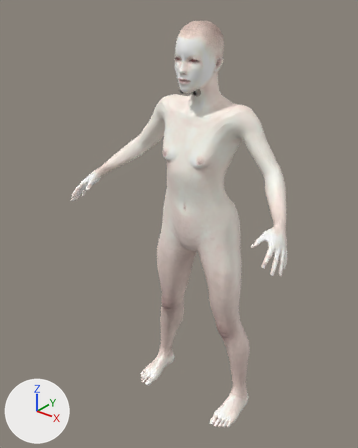
The glTF model 3d/models/av/f/body.glb, before and after one commit.
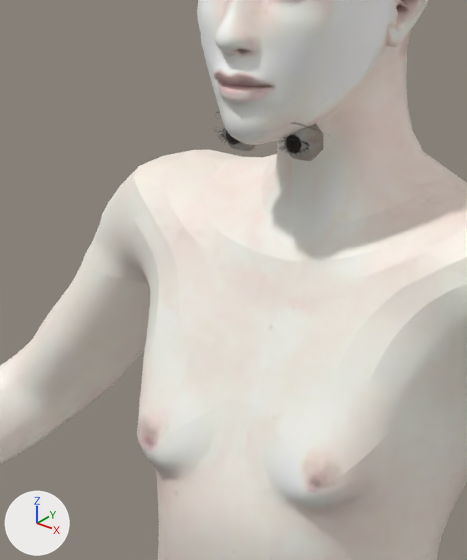
Old and new are each drawn whole from a 50 mm camera at (1.087, -1.531, 1.782) aimed at (-0.05, -0.109, 0.901) and again close up on the part from 37% to 64% of the width and 14% to 40% of the height. Lighting does not change. The marker at lower left points along +X, +Y and +Z. The older version's two pictures come first. Where no turn or scale is listed for an object, it has been applied to the vertices. Vertices at exactly the same position are counted once.

Names of what the first close-up shows: 'body-0', 'body-15', 'body-16', 'body-18', 'body-19', 'body-2', 'body-20', 'body-21', 'body-22', 'body-4', 'body-5', 'body-8', 'face-eyelashes01', 'face-low-poly' and 4 more.
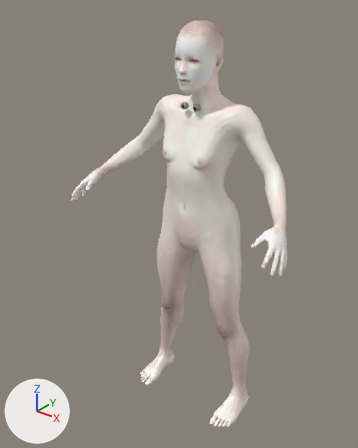
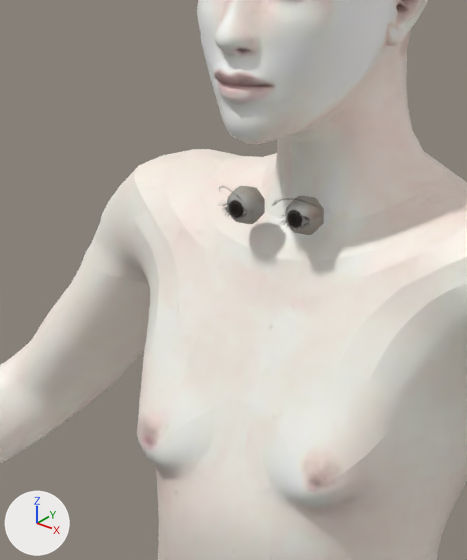
What the commit changed:
me_eyelashes01_001 is used by ob_face_eyelashes01; location (0.0, 0.0, 0.0).
me_eyelashes01_001 had 250 vertices, 368 faces and spanned x -0.0459..0.0459, y -0.1261..-0.1146, z 1.4286..1.4435.
me_eyelashes01_001 now has 250 vertices, 368 faces and spans x -0.0451..0.0451, y -0.1229..-0.1115, z 1.3741..1.3888.
me_eyelashes01_001 part 1: the whole mesh is scaled about its middle by (0.984, 0.991, 0.994), then moved by (0.0, 0.0032, -0.0546).
me_low_poly_001 is used by ob_face_low_poly; location (0.0, 0.0, 0.0).
me_low_poly_001 had 96 vertices, 172 faces and spanned x -0.0422..0.0422, y -0.1211..-0.1004, z 1.4231..1.4507.
me_low_poly_001 now has 96 vertices, 172 faces and spans x -0.0415..0.0415, y -0.1178..-0.0974, z 1.3686..1.3959.
me_low_poly_001 part 2: the loose piece of 48 vertices spanning x 0.0138..0.0422, y -0.1211..-0.1004, z 1.4231..1.4507 is scaled about its middle by 0.988, then moved by (-0.0005, 0.0031, -0.0546).
me_low_poly_001 part 3: the loose piece of 48 vertices spanning x -0.0422..-0.0138, y -0.1211..-0.1004, z 1.4231..1.4507 is scaled about its middle by 0.988, then moved by (0.0005, 0.0031, -0.0546).

Where the change shows, as pixel boxes (x1, y1, x2, y2) in the close-ups (467 x 560 px; the box of a moved part takes in the faces that stretch with it):
'face-low-poly', reshaped
    before: (224, 124, 324, 161)
    after: (227, 186, 324, 235)
'face-eyelashes01', moved, rescaled
    before: (213, 126, 310, 155)
    after: (218, 201, 311, 230)
part 2 of me_low_poly_001, moved or reshaped
    before: (284, 124, 324, 161)
    after: (286, 196, 324, 235)
part 3 of me_low_poly_001, moved or reshaped
    before: (224, 126, 257, 151)
    after: (227, 186, 265, 224)
